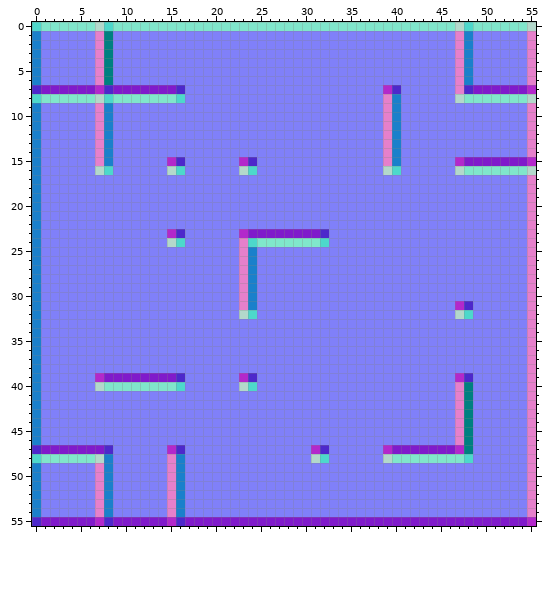
One commit to this pixel-art file: Samples/LightingTest2D/Content/normals.aseprite. The first picture shows the starting point.
56x56 pixels, 1 frame.
The same view after the edit:
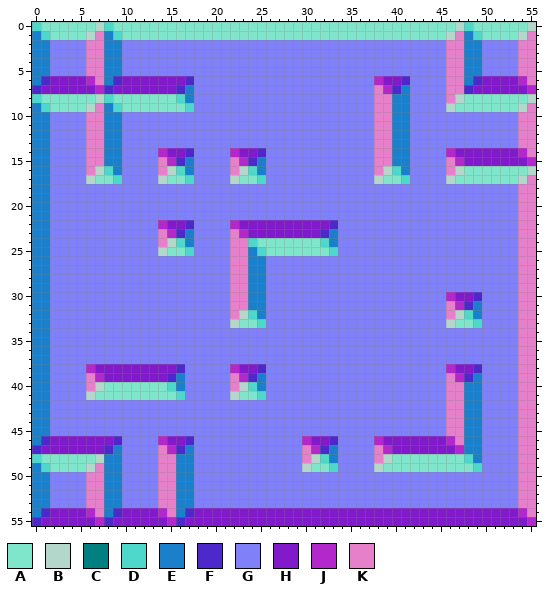
Palette (. is transparent): A #80e6cb  B #b3d8cb  C #008080  D #4dd8cb  E #1a80cb  F #4d28cb  G #8080f9  H #801acb  J #b328cb  K #e680cb
Commit: Implemented new normals system in 2d deferred renderer
Diff:
Colour A replaces colour G in row 1 at x 2 to 5, 10 to 45 and 50 to 53; in row 9 at x 2 to 5, 10 to 16 and 47 to 53; in row 17 at x 7 to 8, 15 to 16, 23 to 24, 39 to 40 and 47 to 53; in row 25 at x 15 to 16 and 26 to 32; in row 33 at x 23 to 24 and 47 to 48; in row 41 at x 7 to 15 and 23 to 24.
Colour A replaces colour G in row 49 at x 2 to 5, 31 to 32 and 39 to 48.
Colour B replaces colour G in row 1 at x 6, 46 and 54; in row 9 at x 6, 46 and 54; in row 17 at x 6, 14, 22, 38, 46 and 54; in row 25 at x 14; in row 33 at x 22 and 46; in row 41 at x 6 and 22.
Colour B replaces colour G in row 49 at x 6, 30 and 38.
Colour D replaces colour A in row 40 at x 15.
Colour D replaces colour G in row 1 at x 1, 9 and 49; in row 9 at x 1, 9 and 17; in row 17 at x 9, 17, 25 and 41; in row 25 at x 17, 25 and 33; in row 33 at x 25 and 49; in row 41 at x 16 and 25.
Colour D replaces colour G in row 49 at x 1, 33 and 49.
Colour E replaces colour C in rows 1 to 6 at x 8; in rows 40 to 47 at x 48.
Colour E replaces colour D in row 40 at x 16.
Colour E replaces colour F in row 39 at x 16.
Colour E replaces colour G in rows 2 to 5 at x 1, 9 and 49; in rows 7 to 8 at x 17 and 41; in row 9 at x 41; in rows 10 to 14 at x 1, 9 and 41; in rows 15 to 16 at x 1, 9, 17, 25 and 41; in rows 17 to 22 at x 1.
Colour E replaces colour G in rows 23 to 24 at x 1, 17 and 33; in row 25 at x 1; in rows 26 to 30 at x 1 and 25; in rows 31 to 32 at x 1, 25 and 49; in rows 33 to 38 at x 1; in rows 39 to 40 at x 1, 25 and 49.
Colour E replaces colour G in rows 41 to 45 at x 1 and 49; in row 46 at x 49; in rows 47 to 48 at x 9, 17, 33 and 49; in row 49 at x 9 and 17; in rows 50 to 53 at x 1, 9 and 17.
Colour F replaces colour G in row 6 at x 1, 9, 17, 41 and 49; in row 14 at x 17 and 25; in row 22 at x 17 and 33; in row 30 at x 49; in row 38 at x 16, 25 and 49; in row 46 at x 1, 9, 17 and 33.
Colour F replaces colour G in row 54 at x 1, 9 and 17.
Colour F replaces colour H in row 39 at x 15.
Colour H replaces colour G in row 6 at x 2 to 5, 10 to 16, 39 to 40 and 50 to 53; in row 14 at x 15 to 16, 23 to 24 and 47 to 53; in row 22 at x 15 to 16 and 23 to 32; in row 30 at x 47 to 48; in row 38 at x 7 to 15, 23 to 24 and 47 to 48; in row 46 at x 2 to 8, 15 to 16, 31 to 32 and 39 to 45.
Colour H replaces colour G in row 54 at x 2 to 5, 10 to 13 and 18 to 53.
Colour J replaces colour G in row 6 at x 6, 38 and 54; in row 14 at x 14, 22, 46 and 54; in row 22 at x 14 and 22; in row 30 at x 46; in row 38 at x 6, 22 and 46; in row 46 at x 14, 30, 38 and 46.
Colour J replaces colour G in row 54 at x 6, 14 and 54.
Colour K replaces colour G in rows 2 to 5 at x 6, 46 and 54; in row 6 at x 46; in rows 7 to 8 at x 38 and 46; in row 9 at x 38; in rows 10 to 13 at x 6, 38 and 54; in row 14 at x 6 and 38.
Colour K replaces colour G in rows 15 to 16 at x 6, 14, 22, 38 and 46; in rows 18 to 22 at x 54; in rows 23 to 24 at x 14, 22 and 54; in rows 25 to 30 at x 22 and 54; in rows 31 to 32 at x 22, 46 and 54; in rows 33 to 38 at x 54.
Colour K replaces colour G in rows 39 to 40 at x 6, 22, 46 and 54; in rows 41 to 45 at x 46 and 54; in row 46 at x 54; in rows 47 to 48 at x 14, 30, 38 and 54; in row 49 at x 14 and 54; in rows 50 to 53 at x 6, 14 and 54.
